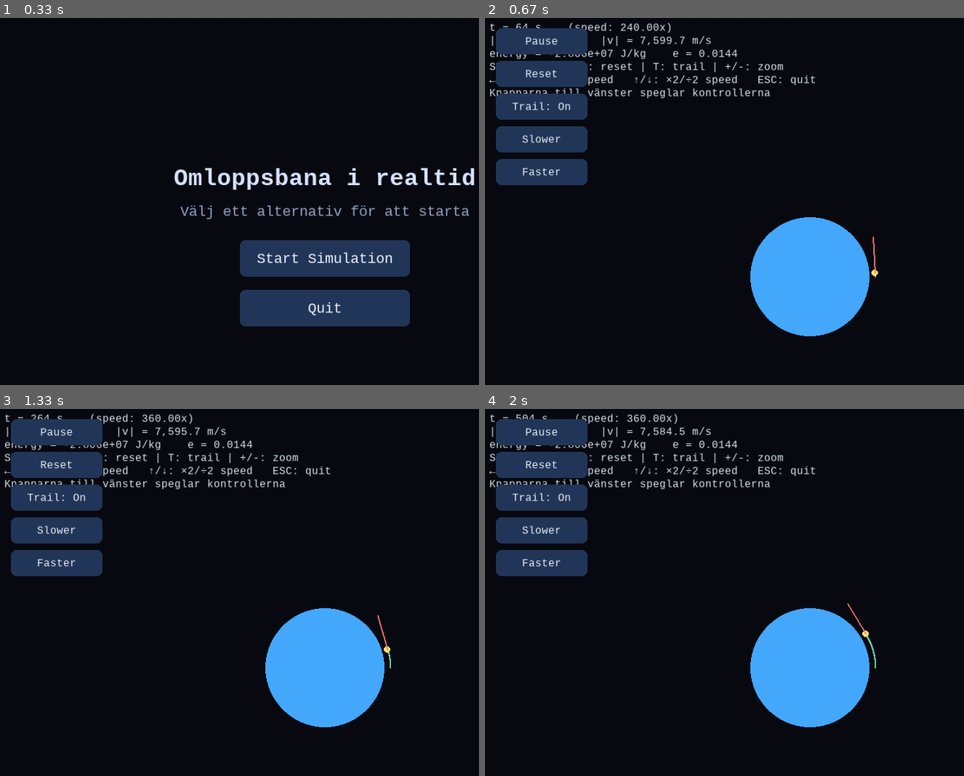
Above: before the commit, frames 1-4 (two rows, left to right).
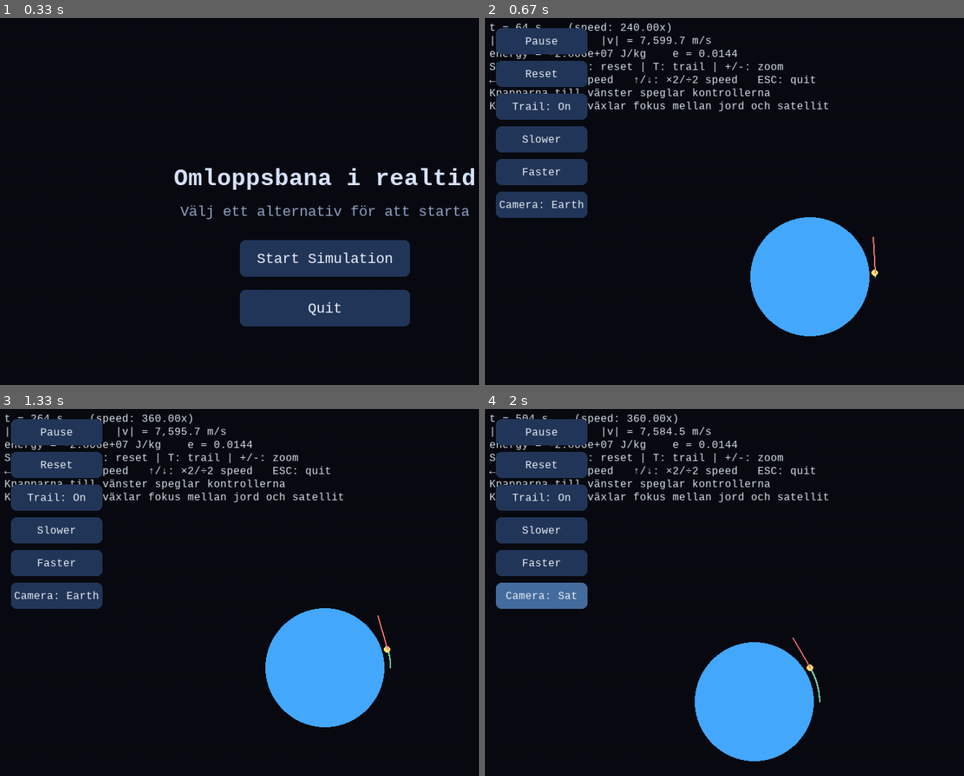
Above: after the commit, the same moments.

Repository: askel-dev/gymnasiearbete-omloppsbana
Game: pygame game, started from src/orbit_pygame.py
The game is run twice, just before and just after one commit, with the same random seed, the same clock (stepped at 60 frames per second) and the same inputs.
Inputs (mouse positions are in pixels of both pictures, inside the frame that each line leads up to):
- Up to frame 1 (0.33 s): no input
- Up to frame 2 (0.67 s): click "Start Simulation" at 0.38 s
- Up to frame 3 (1.33 s): tap Enter at 0.67 s; hold Right from 1 s (still down)
- Up to frame 4 (2 s): release Right at 1.47 s; click (outside the picture) at 1.55 s; click (542, 596) at 1.88 s, where only the run after the commit has a clickable "Camera: Earth"

Frame 1 is identical in both runs. In frame 2, 1.8% of the frame differs, in the area x 1-72%, y 22-55%; in frame 3, 1.8%; in frame 4, 10%, in the area x 1-82%, y 22-97%.

Commit message:
Add camera tracking toggle to orbit viewer

Diff:
--- a/src/orbit_pygame.py
+++ b/src/orbit_pygame.py
@@ -75,9 +75,10 @@
     e_vec = np.cross(v3, h)/MU - r3/np.linalg.norm(r3)
     return np.linalg.norm(e_vec[:2])
 
-def world_to_screen(x, y, ppm):
-    sx = WIDTH//2 + int(x * ppm)
-    sy = HEIGHT//2 - int(y * ppm)
+def world_to_screen(x, y, ppm, camera_center=(0.0, 0.0)):
+    cx, cy = camera_center
+    sx = WIDTH // 2 + int((x - cx) * ppm)
+    sy = HEIGHT // 2 - int((y - cy) * ppm)
     return sx, sy
 
 def clamp(val, lo, hi):
@@ -133,6 +134,7 @@
     trail = deque(maxlen=TRAIL_MAX)
     ppm = PIXELS_PER_METER
     real_time_speed = REAL_TIME_SPEED
+    camera_mode = "earth"
 
     vel_vector_scale = 500.0  # endast visuellt
 
@@ -207,6 +209,10 @@
         nonlocal real_time_speed
         real_time_speed = min(real_time_speed * 1.5, 10_000.0)
 
+    def toggle_camera():
+        nonlocal camera_mode
+        camera_mode = "satellite" if camera_mode == "earth" else "earth"
+
     sim_buttons = [
         Button((20, 20, button_width, button_height), "Pause", toggle_pause, lambda: "Resume" if paused else "Pause"),
         Button((20, 20 + (button_height + button_gap), button_width, button_height), "Reset", reset),
@@ -225,6 +231,12 @@
             (20, 20 + 4 * (button_height + button_gap), button_width, button_height),
             "Faster",
             speed_up,
+        ),
+        Button(
+            (20, 20 + 5 * (button_height + button_gap), button_width, button_height),
+            "Camera",
+            toggle_camera,
+            lambda: "Camera: Earth" if camera_mode == "earth" else "Camera: Sat",
         ),
     ]
 
@@ -308,8 +320,11 @@
         # --- Render ---
         screen.fill(BG_COLOR)
 
+        # Kameracentrering
+        camera_center = (0.0, 0.0) if camera_mode == "earth" else (r[0], r[1])
+
         # Jorden
-        earth_screen_pos = world_to_screen(0.0, 0.0, ppm)
+        earth_screen_pos = world_to_screen(0.0, 0.0, ppm, camera_center)
         earth_px = max(2, int(EARTH_RADIUS * ppm))
         pygame.draw.circle(screen, EARTH_COLOR, earth_screen_pos, earth_px)
 
@@ -323,16 +338,16 @@
             else:
                 sampled_trail = list(trail)
 
-            pts = [world_to_screen(x, y, ppm) for (x, y) in sampled_trail]
+            pts = [world_to_screen(x, y, ppm, camera_center) for (x, y) in sampled_trail]
             pygame.draw.lines(screen, TRAIL_COLOR, False, pts, 2)
 
         # Satellit
-        sat_pos = world_to_screen(r[0], r[1], ppm)
+        sat_pos = world_to_screen(r[0], r[1], ppm, camera_center)
         pygame.draw.circle(screen, SAT_COLOR, sat_pos, 5)
 
         # Hastighetsvektor (visuell)
         vx, vy = v
-        v_end = world_to_screen(r[0] + vx*vel_vector_scale, r[1] + vy*vel_vector_scale, ppm)
+        v_end = world_to_screen(r[0] + vx*vel_vector_scale, r[1] + vy*vel_vector_scale, ppm, camera_center)
         pygame.draw.line(screen, VEL_COLOR, sat_pos, v_end, 2)
 
         # HUD
@@ -347,6 +362,7 @@
             "SPACE: paus | R: reset | T: trail | +/-: zoom",
             "←/→: -/+ 1.5x speed   ↑/↓: ×2/÷2 speed   ESC: quit",
             "Knapparna till vänster speglar kontrollerna",
+            "Kamera-knappen växlar fokus mellan jord och satellit",
         ]
         y = 10
         for line in hud_lines:
